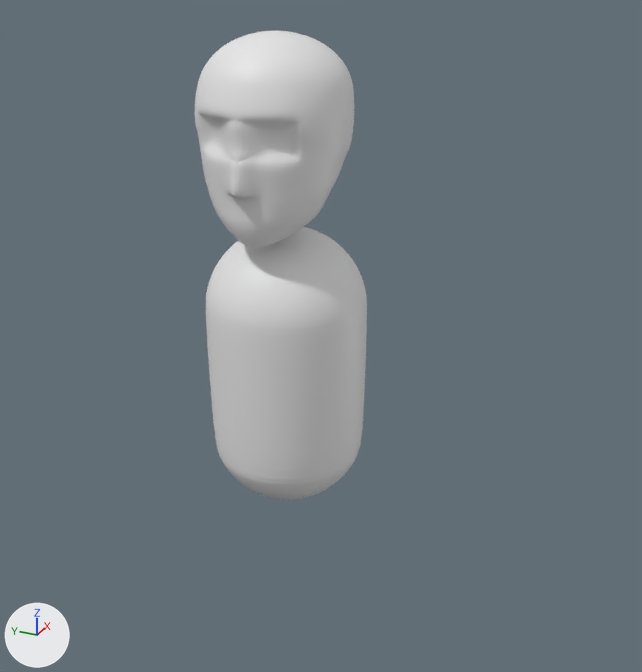
Two versions of the Blender file modelSource/player.blend, one commit apart.
The view is the same before and after, from a 50 mm lens placed at (-2.61, -1.31, 0.75), pointed at (0.08, -0.1, -0.59). Arrows for +X, +Y and +Z are at lower left; the lights stay in place.

Names of what the first picture shows: 'Sphere', 'head'.
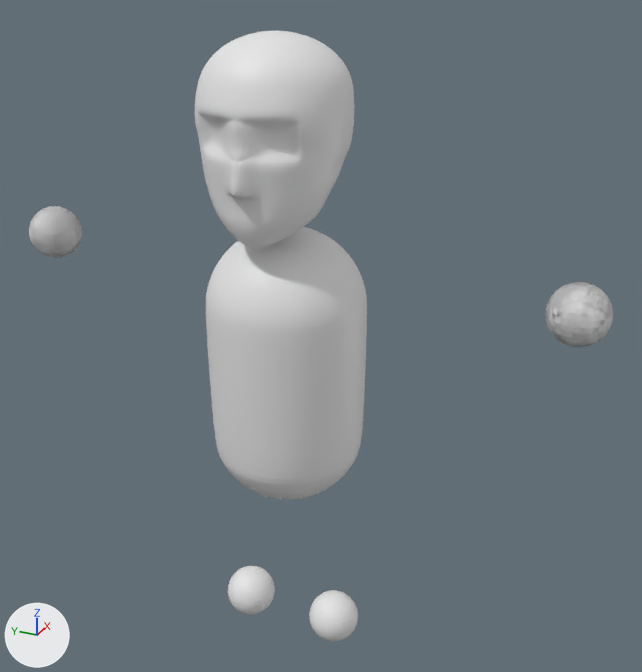
Pixel boxes (x1, y1, x2, y2) of what changed, in the pictures (642 x 672 px):
'hands', added
    after: (29, 206, 613, 347)
'feet', added
    after: (228, 566, 358, 641)

What the commit changed:
Mesh me_sphere_003 is new.
It is a UV sphere (32 segments, 16 rings, poles along z) spanning x -1.0..1.0, y -1.0..1.0, z -1.0..1.0.
Mesh me_sphere_002 is new.
It is a UV sphere (32 segments, 16 rings, poles along z) spanning x -1.0..1.0, y -1.0..1.0, z -1.0..1.0.
Object 'feet' (ob_feet) is new; it shows me_sphere_003.
Its location is (0.0, -0.191, -1.8).
Its scale is (0.1, 0.1, 0.1).
It gains a MIRROR modifier named 'Mirror'.
Modifier setting: use_axis = (False, True, False).
Modifier setting: mirror_object = ob_empty.
Object 'Empty' (ob_empty) is new.
Its location is (0.0, 0.0, 0.0).
Object 'hands' (ob_hands) is new; it shows me_sphere_002.
Its location is (0.0, 1.0, -0.32).
Its scale is (0.1, 0.1, 0.1).
It gains a MIRROR modifier named 'Mirror'.
Modifier setting: use_axis = (True, True, False).
Modifier setting: mirror_object = ob_empty.
